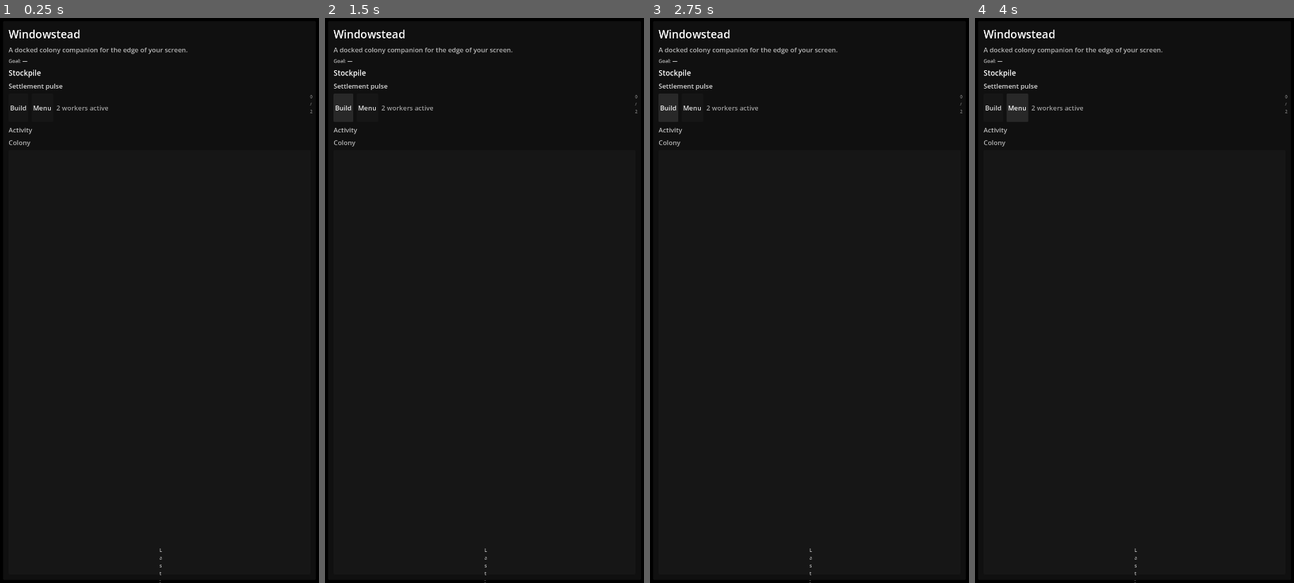
Above: before the commit, frames 1-4 (left to right).
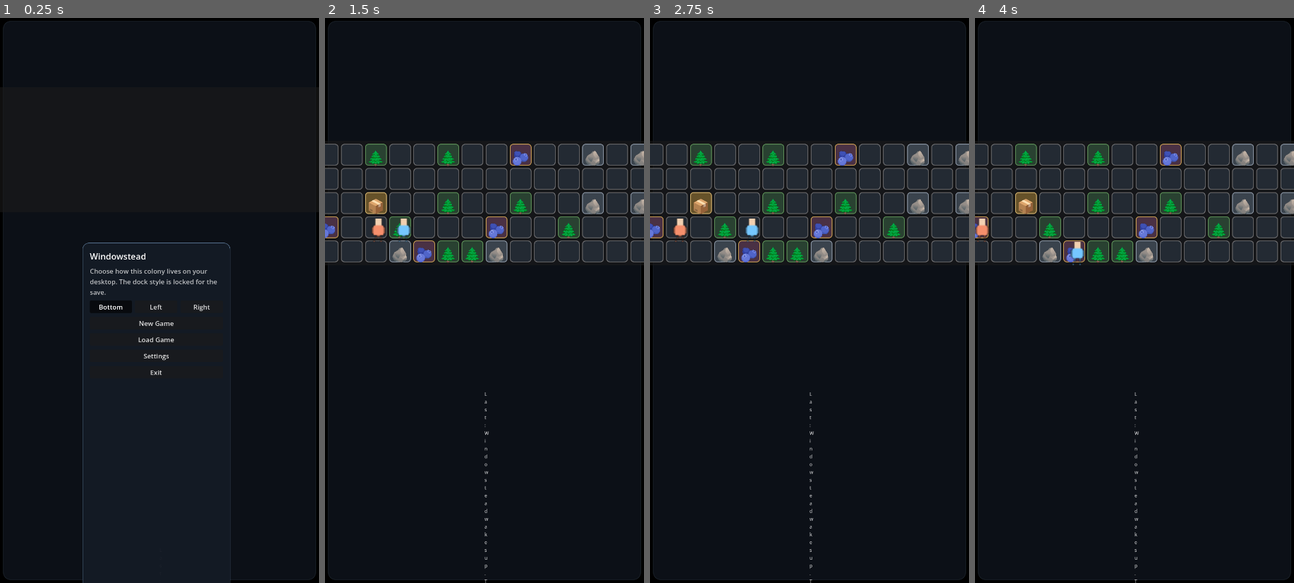
Above: after the commit, the same moments.

Repository: misospace/windowstead
Game: Godot game, scene res://scenes/main.tscn
The game is run twice, just before and just after one commit, with the same random seed, the same clock (stepped at 60 frames per second) and the same inputs.
Inputs (mouse positions are in pixels of both pictures, inside the frame that each line leads up to):
- Up to frame 1 (0.25 s): no input
- Up to frame 2 (1.5 s): click (481, 323) at 0.5 s, where only the run after the commit has a clickable "New Game"; click (344, 108) at 1.25 s, where only the run before the commit has a clickable "Build"
- Up to frame 3 (2.75 s): click (669, 108) at 2 s, where only the run before the commit has a clickable "Build"
- Up to frame 4 (4 s): click (994, 108) at 2.75 s, where only the run before the commit has a clickable "Build"; click (1016, 108) at 3.5 s, where only the run before the commit has a clickable "Menu"

The runs differ from the first frame. In frame 1, 2.1% of the frame differs, in the area x 2-99%, y 2-100%; in frame 2, 18%; in frame 3, 18%; in frame 4, 18%, in the area x 0-100%, y 2-100%.
Error before the commit: Parse Error: Function "render_hud_row" has the same name as a previously declared function. (res://scripts/main.gd:1825)

Commit message:
fix: remove duplicate render_hud_row() causing GDScript compilation error
The PR accidentally added a second render_hud_row() function after the
existing one, creating a duplicate definition that fails to compile.
Remove the duplicate so only the original remains.

Diff:
--- a/scripts/main.gd
+++ b/scripts/main.gd
@@ -1820,61 +1820,6 @@
 		else:
 			hud_goal_label.visible = false
 
-
-
-func render_hud_row() -> void:
-	"""Render compact HUD row: worker cap, food warning, active goal progress."""
-	if not is_instance_valid(hud_worker_cap):
-		return
-
-	var current_workers := active_worker_count()
-	var cap := get_worker_cap()
-	hud_worker_cap.text = "%d / %d" % [current_workers, cap]
-	hud_worker_cap.visible = true
-
-	# Food/upkeep warning — only show when relevant (low or starving)
-	if is_instance_valid(hud_food_warning):
-		var food_level := get_low_food_level()
-		match food_level:
-			"starving":
-				hud_food_warning.text = "⚠ STARVING"
-				hud_food_warning.visible = true
-			"low":
-				hud_food_warning.text = "⚠ LOW FOOD"
-				hud_food_warning.visible = true
-			_:
-				hud_food_warning.visible = false
-
-	# Active goal progress — show compactly in HUD row
-	if is_instance_valid(hud_goal_label):
-		if not active_goal.is_empty():
-			var goal_type := String(active_goal.get("type", ""))
-			var progress := int(active_goal.get("current_progress", 0))
-			var target := int(active_goal.get("target", {}).get("amount", 0))
-			var is_complete := RotatingGoal.is_goal_complete(active_goal)
-
-			var goal_text := ""
-			match goal_type:
-				RotatingGoal.GOAL_TYPE_RESOURCE:
-					var resource := String(active_goal.get("target", {}).get("resource", ""))
-					goal_text = "Goal: %s" % resource
-				RotatingGoal.GOAL_TYPE_BUILD:
-					var build_kind := String(active_goal.get("target", {}).get("build_kind", ""))
-					goal_text = "Build: %s" % cap(build_kind)
-				RotatingGoal.GOAL_TYPE_BUILD_COMPLETE:
-					goal_text = "Goal: Finish a build"
-
-			# Add progress only when useful (not at 0, not complete)
-			if target > 0 and progress > 0 and not is_complete:
-				goal_text += " (%d/%d)" % [progress, target]
-			elif is_complete:
-				goal_text += " ✓"
-
-			hud_goal_label.text = goal_text
-			hud_goal_label.visible = true
-		else:
-			hud_goal_label.visible = false
-
 func render_world() -> void:
 	for y in grid_h:
 		for x in grid_w:
